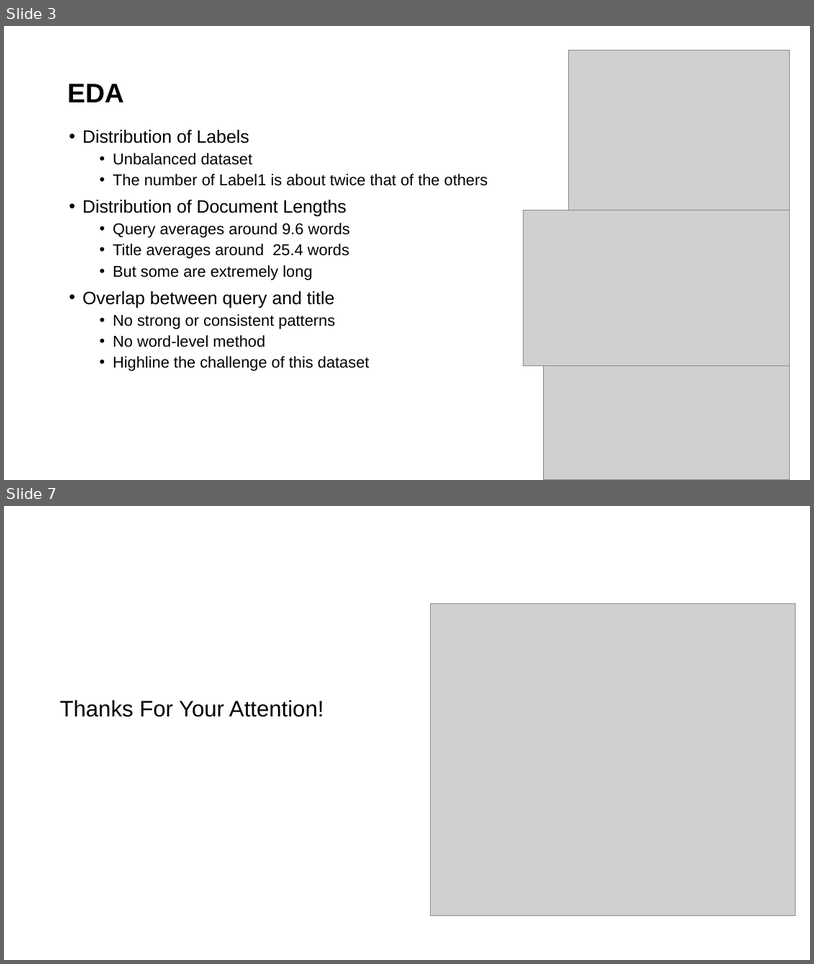
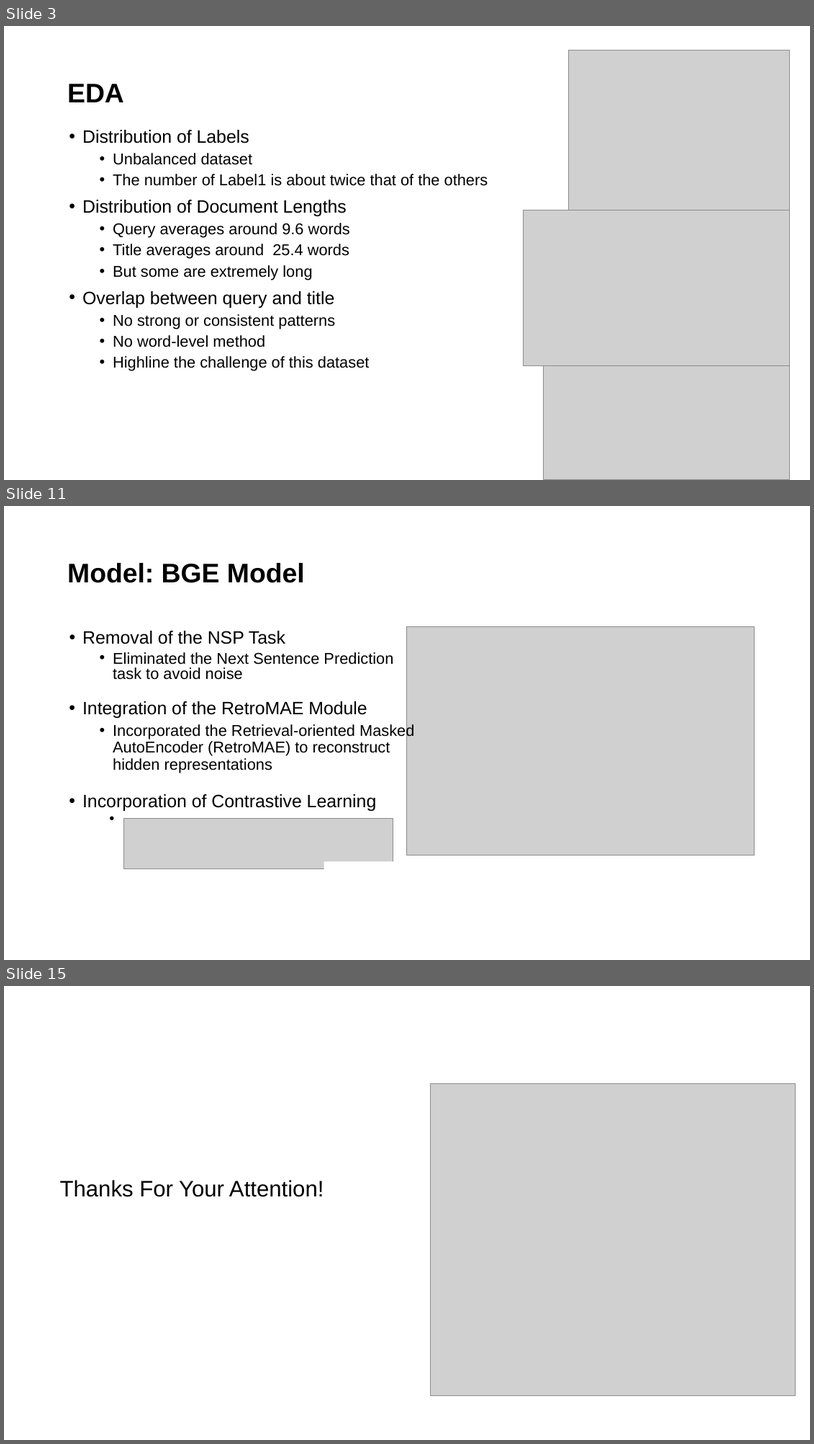
Before and after one commit to lijunfeng99/CS5242-project_25, a slide deck: CS5242_Presentation.pptx. Shown one above the other, each under a label of ours: slides 3 and 7 before the commit, slides 3, 11 and 15 after it; the slides between them are not shown. The pictures are 814x964 and 814x1444 pixels, drawn with LibreOffice and Linux fonts; fonts in the diff are those of the drawing; grey boxes stand for pictures; background and template pictures are left out. Boxes give left, top, right and bottom in pixels: in the first picture for what was removed or moved away, otherwise in the second. Text is boxed around its words. In the diff, an @@ line names an element or a change of style, - is before the commit and + after.

```diff
--- a/CS5242_Presentation.pptx
+++ b/CS5242_Presentation.pptx
@@ slide 11 added at (x1=4, y1=506, x2=810, y2=960), background #FFFFFF @@
@@ text added at (x1=67, y1=563, x2=305, y2=583), 24 pt, text #000000, bold @@
+Model: BGE Model
@@ text added at (x1=82, y1=631, x2=394, y2=680), 14 pt, text #000000 @@
+• Removal of the NSP Task
+  • Eliminated the Next Sentence Prediction task to avoid noise
@@ picture added at (x1=406, y1=626, x2=755, y2=854) @@
@@ text added at (x1=82, y1=701, x2=414, y2=773), 14 pt, text #000000 @@
+• Integration of the RetroMAE Module
+  • Incorporated the Retrieval-oriented Masked AutoEncoder (RetroMAE) to reconstruct hidden representations
@@ text added at (x1=82, y1=794, x2=377, y2=811), 16 pt, text #000000 @@
+• Incorporation of Contrastive Learning
@@ picture added at (x1=124, y1=818, x2=393, y2=869) @@
@@ rectangle added at (x1=324, y1=861, x2=400, y2=875), fill #FFFFFF @@
@@ what was slide 7 is now slide 15 @@
```
Also in this commit, not shown: 1 slide changed, 9 other slides added, 2 slides removed, 5 other files.
